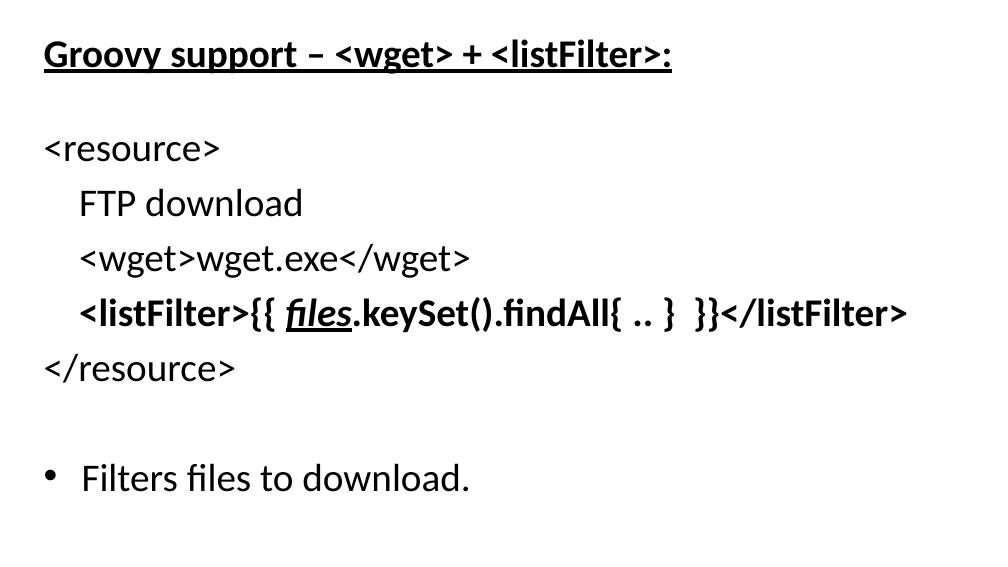
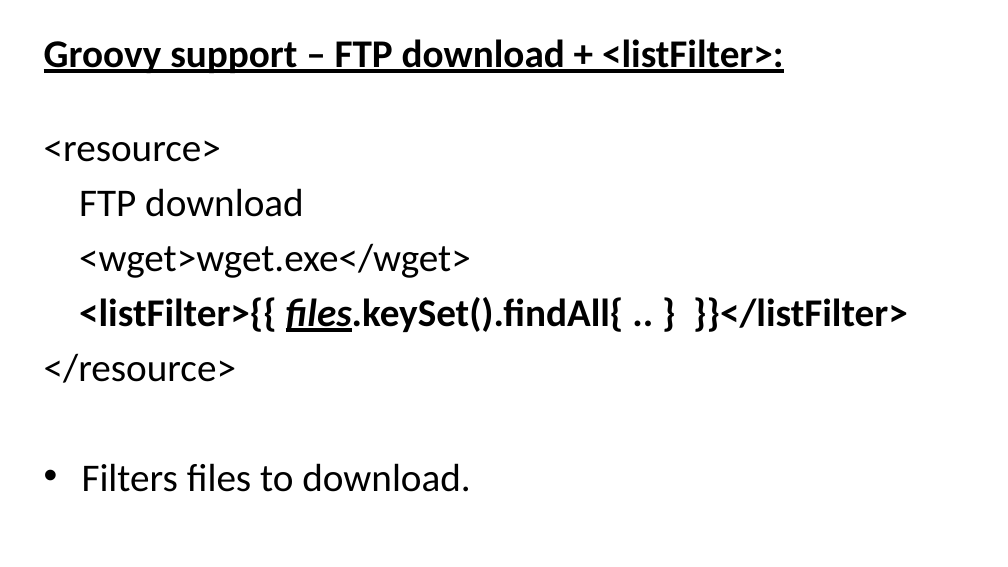
Before and after one commit to evgeny-goldin/maven-plugins, a slide deck: slide 45 of maven-plugins.pptx. Drawn at 1008x567 pixels with LibreOffice and Linux fonts; fonts in the diff are those of the drawing; background and template pictures are left out. Boxes give left, top, right and bottom in pixels: in the first picture for what was removed or moved away, otherwise in the second. Text is boxed around its words. In the diff, an @@ line names an element or a change of style, - is before the commit and + after.

```diff
--- a/maven-plugins.pptx
+++ b/maven-plugins.pptx
@@ text at (x1=44, y1=39, x2=784, y2=73): text changed @@
-Groovy support – <wget> + <listFilter>:
+Groovy support – FTP download + <listFilter>:
```
Also in this commit, not shown: 28 other slides changed.
